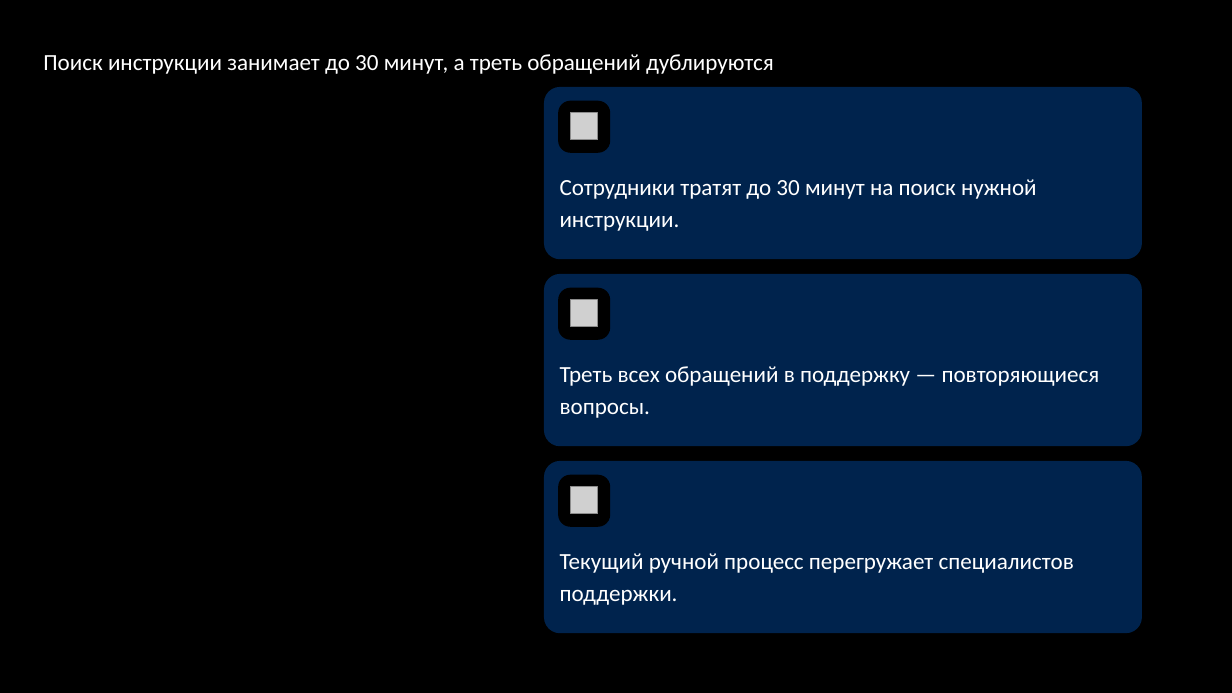
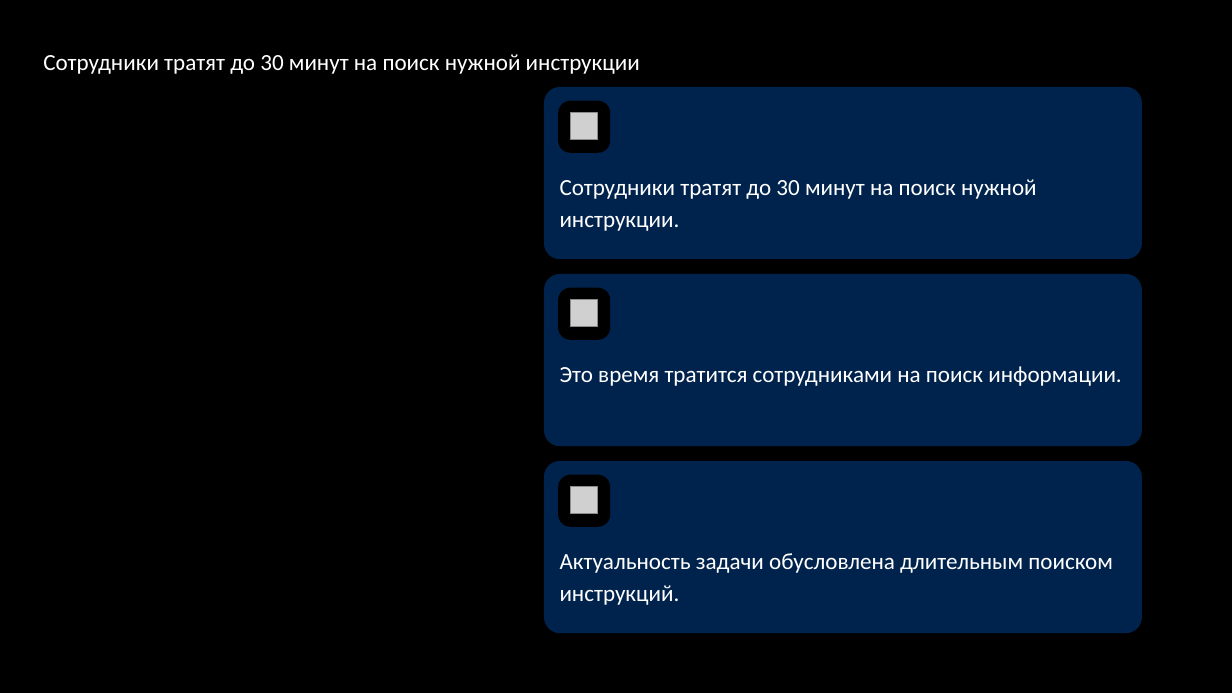
Before and after one commit to temurysega/lct_vk, a slide deck: slide 2 of deliverables/vk-workspace-columns.pptx. Drawn at 1232x693 pixels with LibreOffice and Linux fonts; fonts in the diff are those of the drawing; grey boxes stand for pictures; background and template pictures are left out. Boxes give left, top, right and bottom in pixels: in the first picture for what was removed or moved away, otherwise in the second. Text is boxed around its words. In the diff, an @@ line names an element or a change of style, - is before the commit and + after.

```diff
--- a/deliverables/vk-workspace-columns.pptx
+++ b/deliverables/vk-workspace-columns.pptx
@@ title at (43,54,640,74): text changed @@
-Поиск инструкции занимает до 30 минут, а треть обращений дублируются
+Сотрудники тратят до 30 минут на поиск нужной инструкции
@@ text in rounded rectangle at (560,366,1121,386): text changed @@
-Треть всех обращений в поддержку — повторяющиеся вопросы.
+Это время тратится сотрудниками на поиск информации.
@@ text in rounded rectangle at (560,553,1113,605): text changed @@
-Текущий ручной процесс перегружает специалистов поддержки.
+Актуальность задачи обусловлена длительным поиском инструкций.
```
Also in this commit, not shown: 3 other slides changed, 6 slides added, 8 slides removed, 30 other files.
